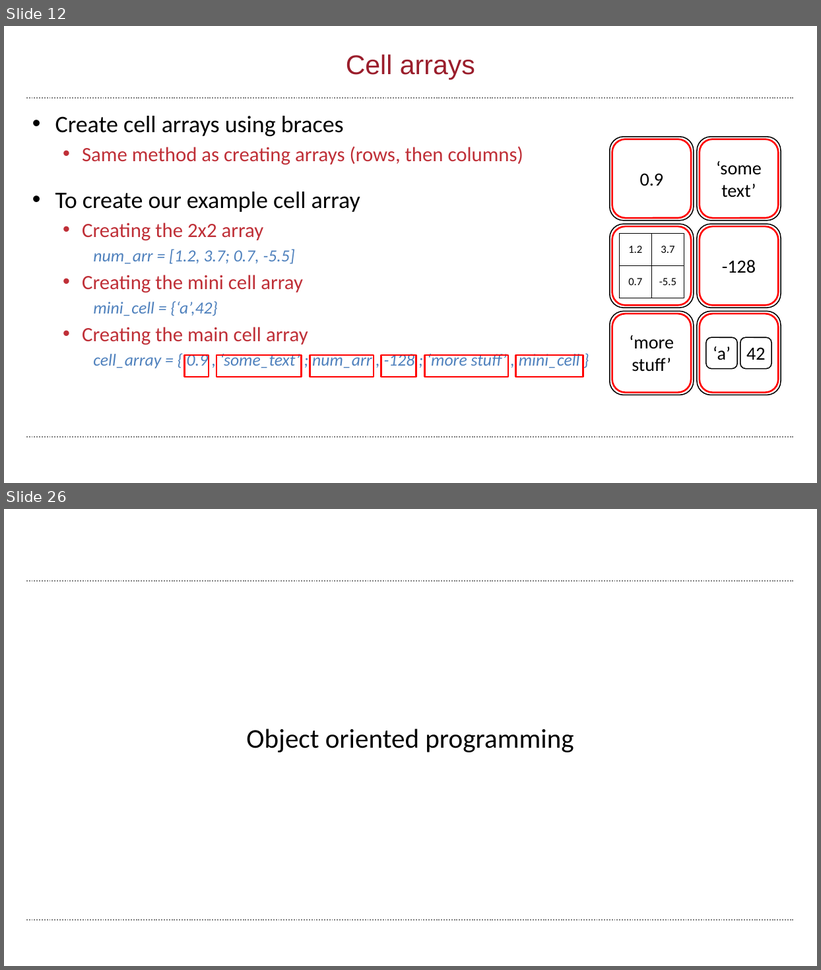
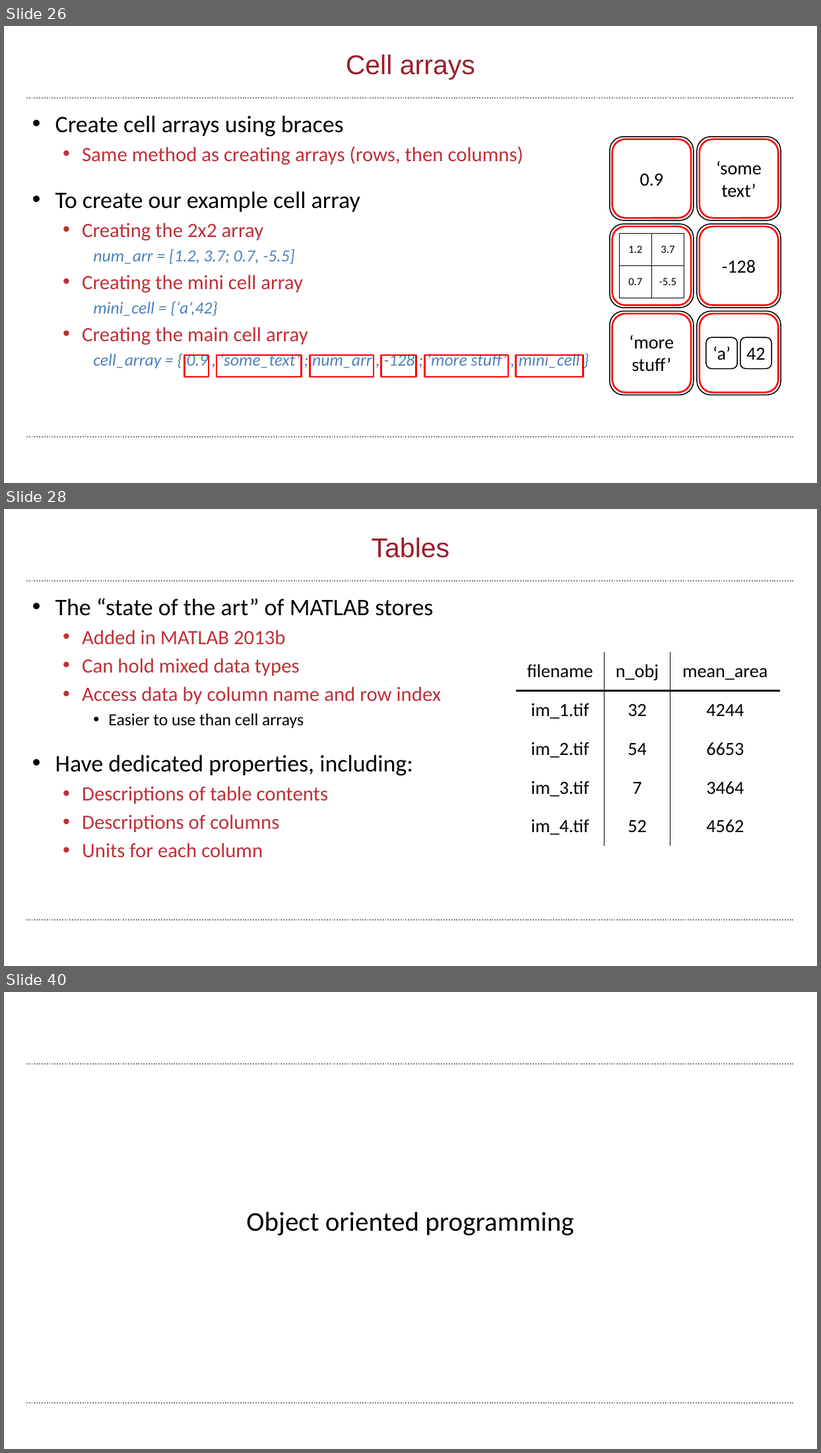
Before and after one commit to wbif-bristol/MATLAB-course, a slide deck: Session 3 - Advanced data structures/MATLAB Session 3.pptx. Shown one above the other, each under a label of ours: slides 12 and 26 before the commit, slides 26, 28 and 40 after it; the slides between them are not shown. The pictures are 821x970 and 821x1453 pixels, drawn with LibreOffice and Linux fonts; fonts in the diff are those of the drawing; background and template pictures are left out. Boxes give left, top, right and bottom in pixels: in the first picture for what was removed or moved away, otherwise in the second. Text is boxed around its words. In the diff, an @@ line names an element or a change of style, - is before the commit and + after.

Commit message:
Started on Bio-Formats reader content

```diff
--- a/Session 3 - Advanced data structures/MATLAB Session 3.pptx
+++ b/Session 3 - Advanced data structures/MATLAB Session 3.pptx
@@ slide 28 added at [4,509,817,966], background #FFFFFF; not listed: 2 template elements that a slide beside it also shows @@
@@ title added at [372,537,450,558], 32 pt, text #9A1D2B @@
+Tables
@@ text added at [55,598,442,858], 24 pt, text #BF2F37 @@
+• The “state of the art” of MATLAB stores
+  • Added in MATLAB 2013b
+  • Can hold mixed data types
+  • Access data by column name and row index
+    • Easier to use than cell arrays
+• Have dedicated properties, including:
+  • Descriptions of table contents
+  • Descriptions of columns
+  • Units for each column
@@ table added at [516,652,781,846], 5 rows, 3 columns @@
+filename | n_obj | mean_area
+im_1.tif | 32 | 4244
+im_2.tif | 54 | 6653
+im_3.tif | 7 | 3464
+im_4.tif | 52 | 4562
@@ what was slide 12 is now slide 26 @@
@@ what was slide 26 is now slide 40 @@
```
Also in this commit, not shown: 9 slides changed, 18 other slides added, 1 slide removed, 22 other files.
